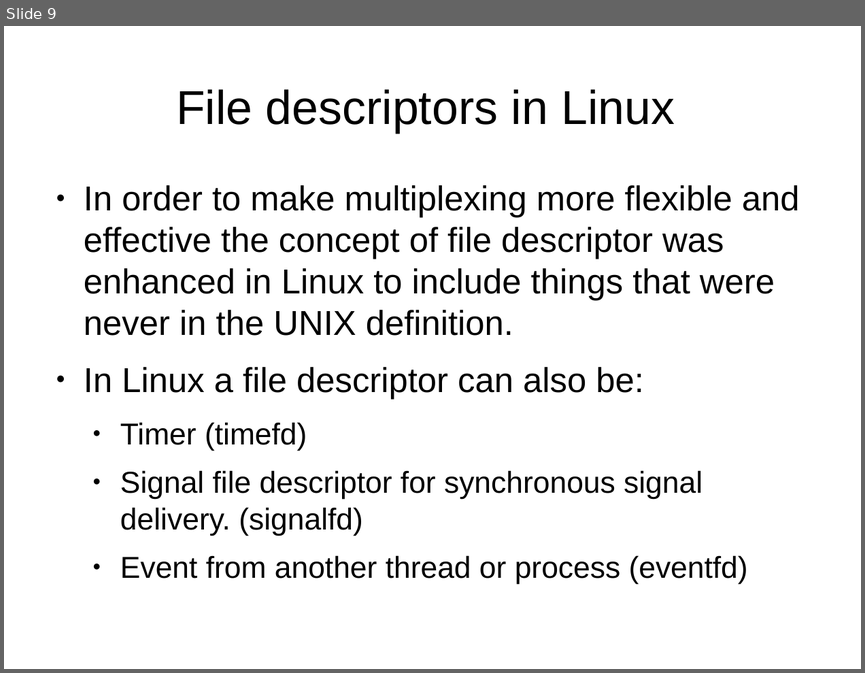
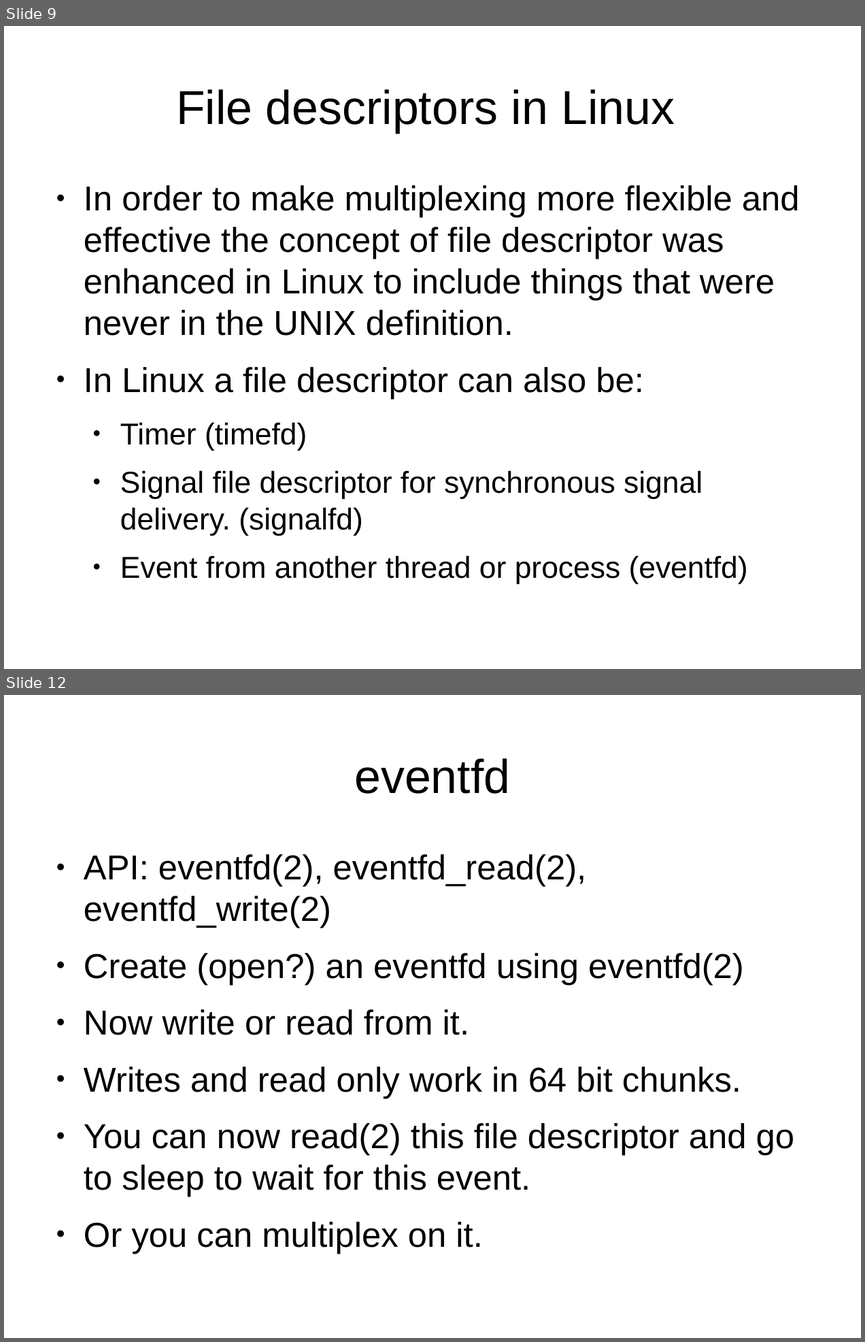
Before and after one commit to veltzer/demos-linux, a slide deck: multi_core/linux_multiplexing.odp. Shown one above the other, each under a label of ours: slide 9 before the commit, slides 9 and 12 after it; the slides between them are not shown. The pictures are 865x673 and 865x1342 pixels, drawn with LibreOffice and Linux fonts; fonts in the diff are those of the drawing. Boxes give left, top, right and bottom in pixels: in the first picture for what was removed or moved away, otherwise in the second. Text is boxed around its words. In the diff, an @@ line names an element or a change of style, - is before the commit and + after.

```diff
--- a/multi_core/linux_multiplexing.odp
+++ b/multi_core/linux_multiplexing.odp
@@ slide 12 added at (4,695,861,1338), background #FFFFFF @@
@@ title added at (354,758,510,794), 44 pt, text #000000 @@
+eventfd
@@ text added at (84,854,794,1253), 32 pt, text #000000 @@
+● API: eventfd(2), eventfd_read(2), eventfd_write(2)
+● Create (open?) an eventfd using eventfd(2)
+● Now write or read from it.
+● Writes and read only work in 64 bit chunks.
+● You can now read(2) this file descriptor and go to sleep to wait for this event.
+● Or you can multiplex on it.
```
Also in this commit, not shown: 1 slide changed, 8 other slides added.
